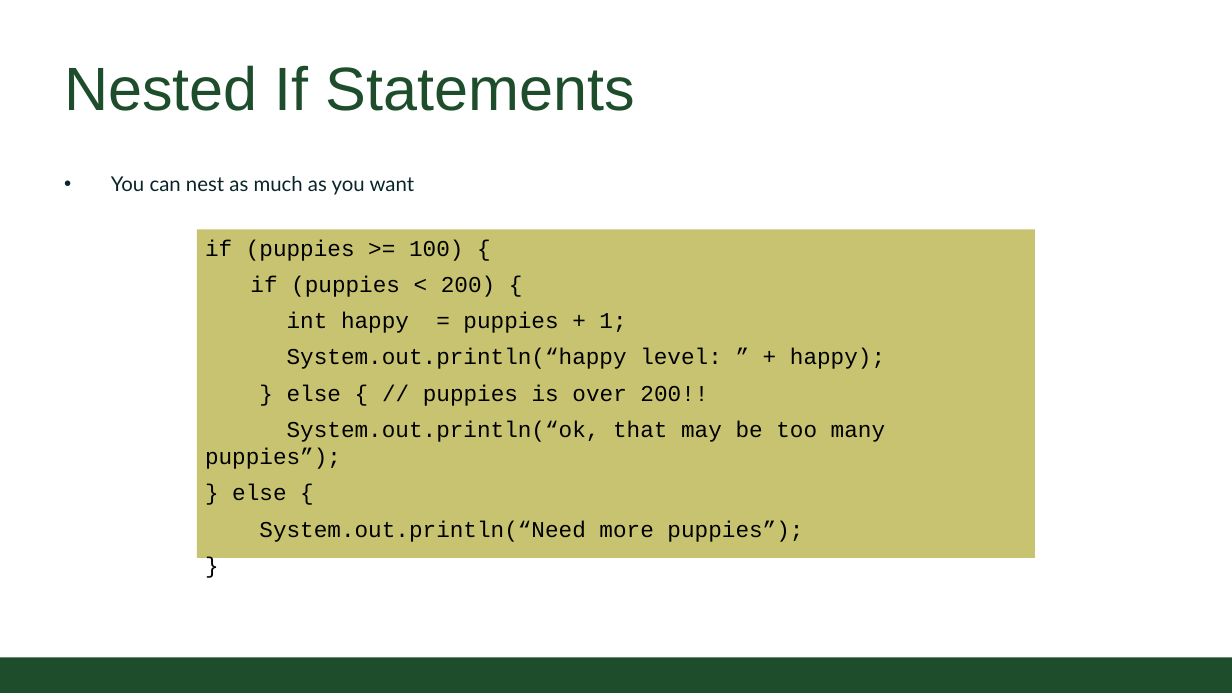
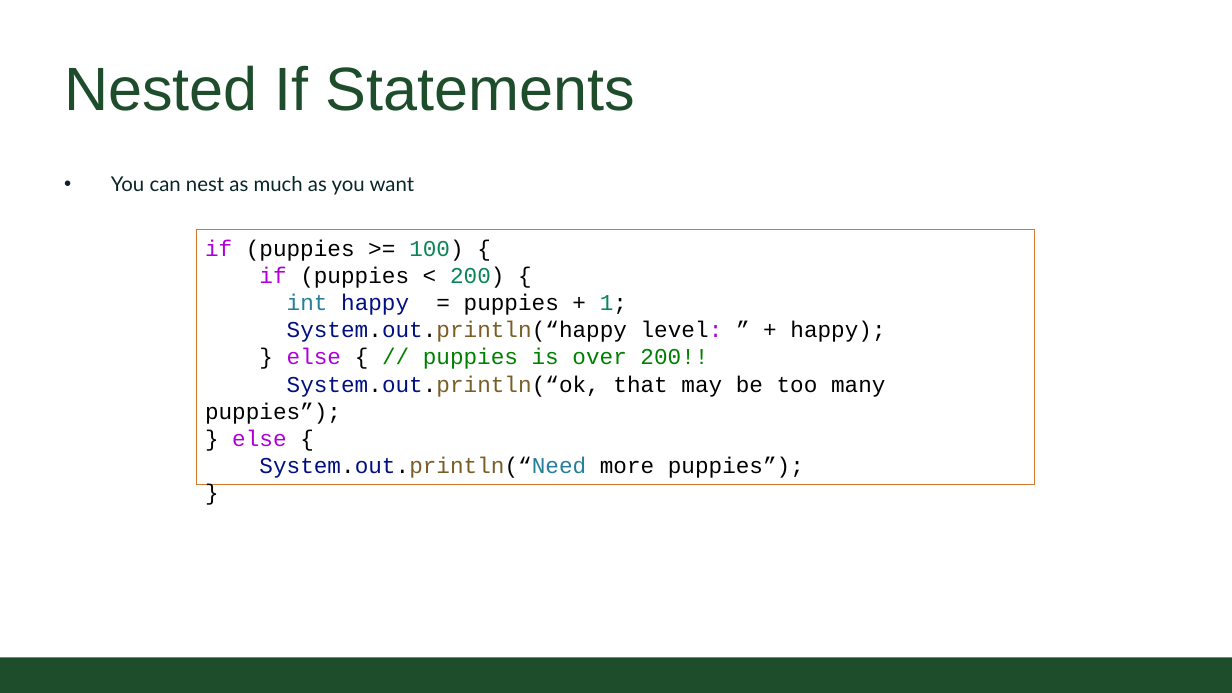
Before and after one commit to CSU-CompSci-CS163-4/Handouts, a slide deck: slide 9 of slides/On-Campus/03_01_Branching.pptx. Drawn at 1232x693 pixels with LibreOffice and Linux fonts; fonts in the diff are those of the drawing; background and template pictures are left out. Boxes give left, top, right and bottom in pixels: in the first picture for what was removed or moved away, otherwise in the second. Text is boxed around its words. In the diff, an @@ line names an element or a change of style, - is before the commit and + after.

```diff
--- a/slides/On-Campus/03_01_Branching.pptx
+++ b/slides/On-Campus/03_01_Branching.pptx
@@ rectangle "if (puppies >= 100) {": place and size @@
-rectangle "if (puppies >= 100) {" at [197, 229, 1035, 558]
+rectangle "if (puppies >= 100) {" at [197, 229, 1035, 484]
@@ rectangle "if (puppies >= 100) {" at [197, 229, 1035, 484]: text colour #000000 to #AF00DB in "if", "if", "level:", "else" and 1 more places; text colour #000000 to #098658 in "100)", "200)", "1;"; text colour #000000 to #267F99 in "int", "System.out.println(“Need"; text colour #000000 to #001080 in "happy", "System.out.println(“happy", "System.out.println(“ok,", "System.out.println(“Need"; text colour #000000 to #795E26 in "System.out.println(“happy", "System.out.println(“ok,", "System.out.println(“Need"; text colour #000000 to #008000 in "// puppies is over 200!!"; less space between paragraphs; fill #C8C371 to none; outline none to #D9782C 0.75 pt @@
```
Also in this commit, not shown: 5 other slides changed, 1 slide added, 1 slide removed.
